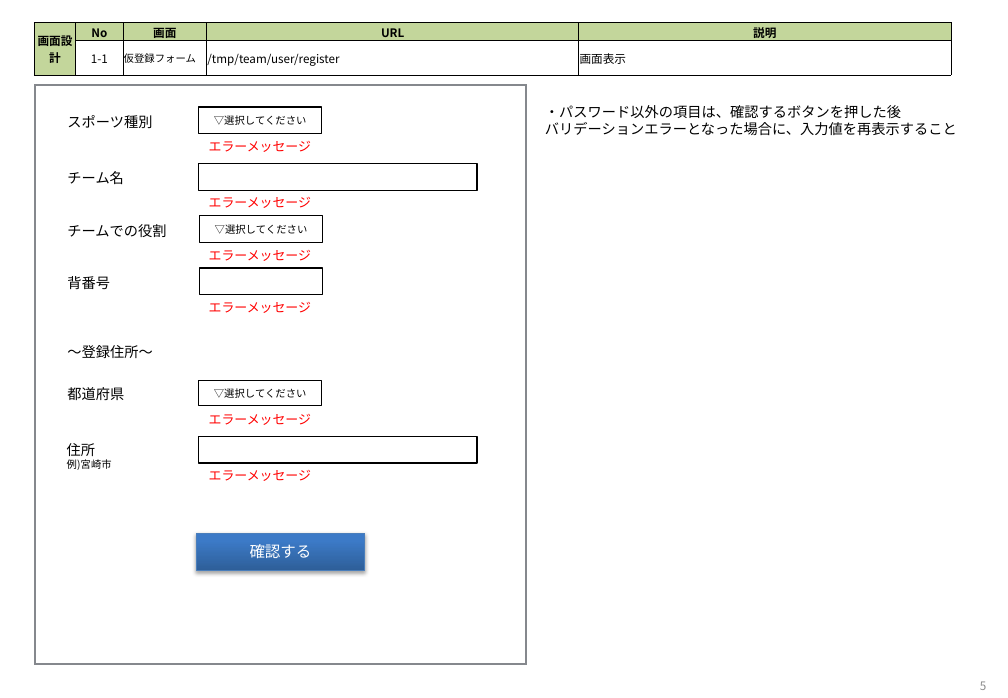
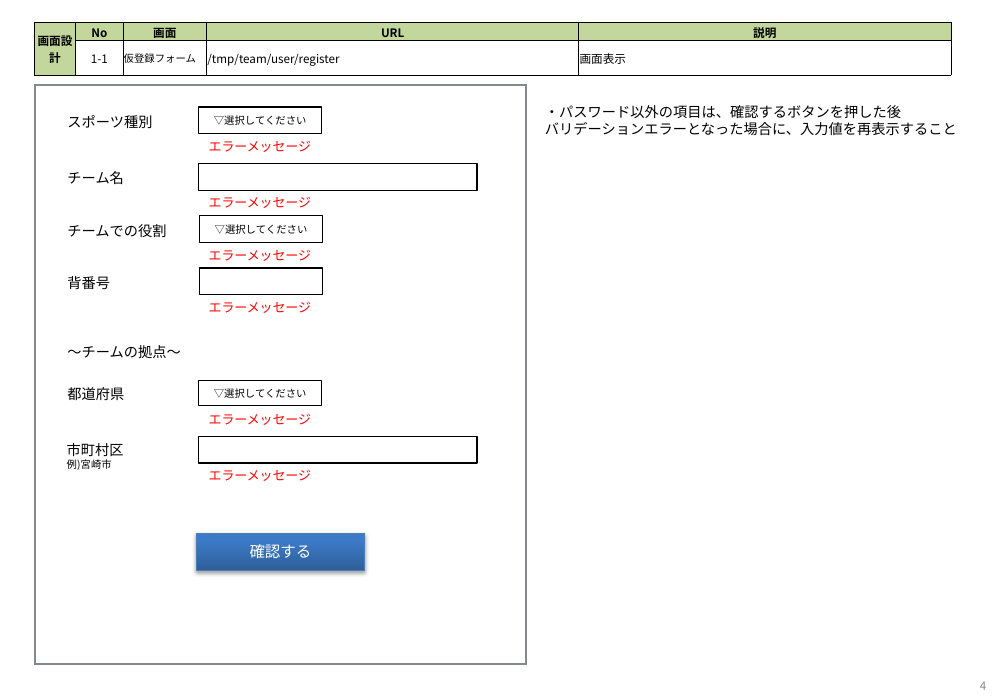
Before and after one commit to tooiea/OnLineDatingWithSportsApp, a slide deck: slide 4 of documents/OLDs_temp_team_user_register_document_spec.pptx (slide 5 before the commit). Drawn at 1008x698 pixels with LibreOffice and Linux fonts; fonts in the diff are those of the drawing. Boxes give left, top, right and bottom in pixels: in the first picture for what was removed or moved away, otherwise in the second. Text is boxed around its words. In the diff, an @@ line names an element or a change of style, - is before the commit and + after.

```diff
--- a/documents/OLDs_temp_team_user_register_document_spec.pptx
+++ b/documents/OLDs_temp_team_user_register_document_spec.pptx
@@ text at (67,345,181,358): text changed @@
-〜登録住所〜
+〜チームの拠点〜
@@ text at (67,443,124,460): text changed @@
-住所
+市町村区
@@ page number at (980,681,986,690): text changed @@
-5
+4
```
Also in this commit, not shown: 1 other slide changed, 4 other files.
